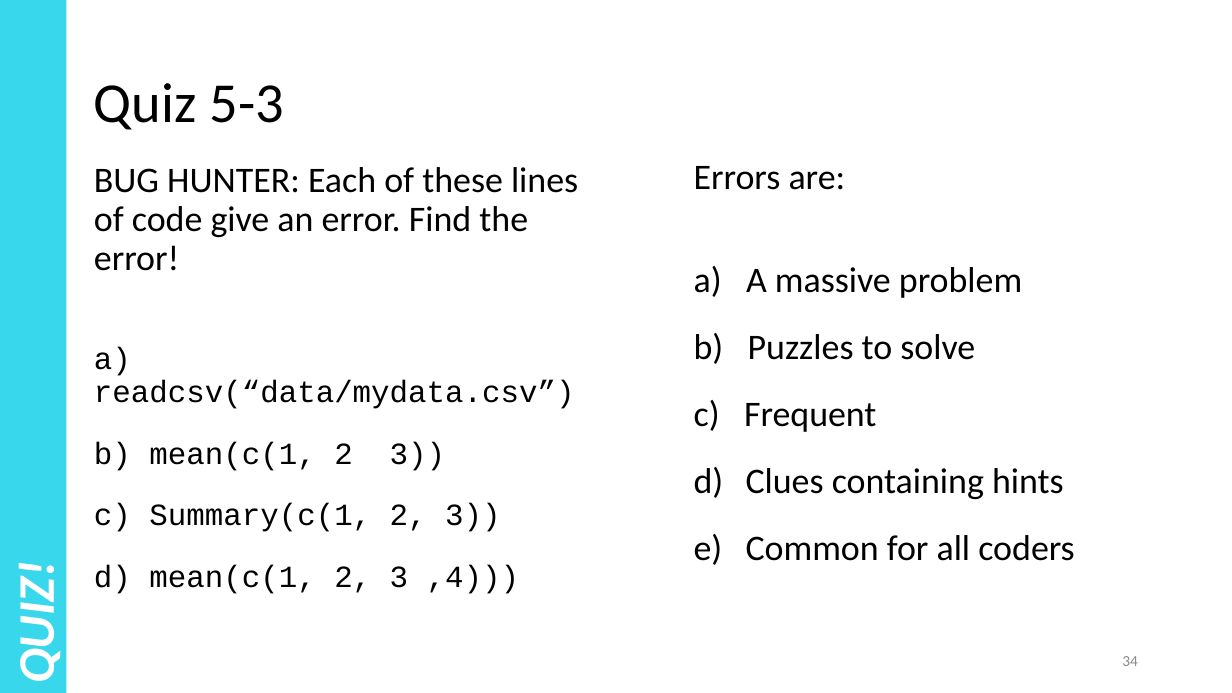
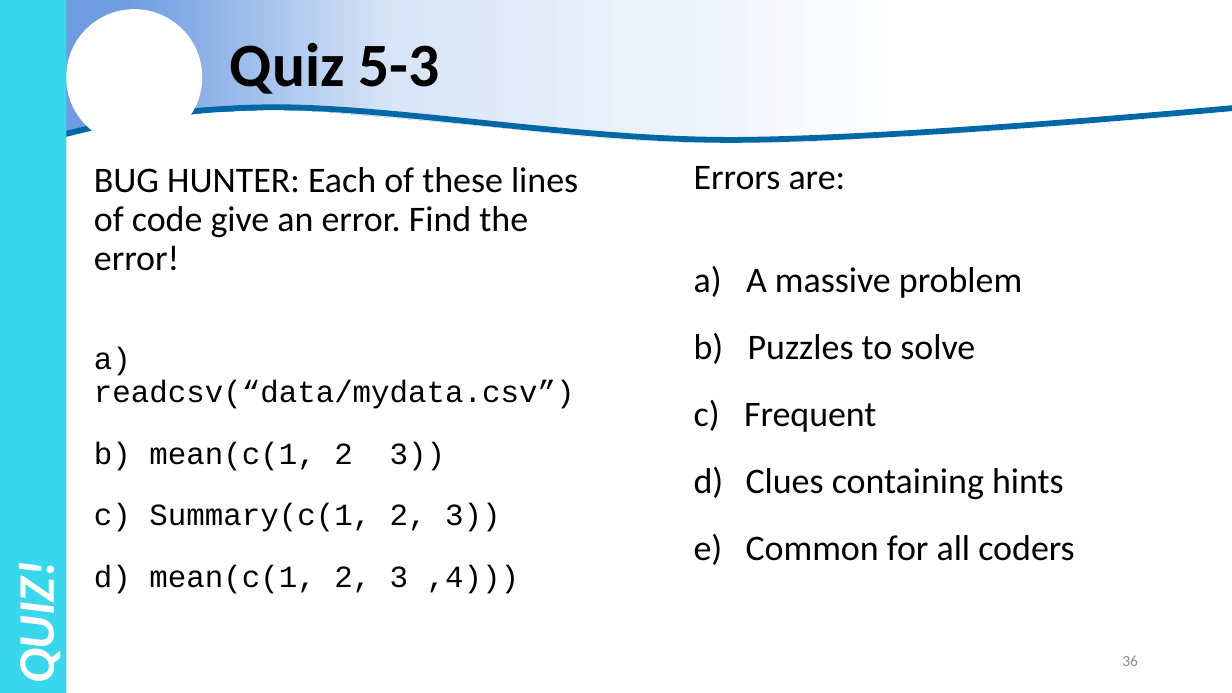
Before and after one commit to justinpriest/ADFG_R_Intro_Workshop, a slide deck: slide 36 of presentations/5 – Reading Real Data.pptx (slide 34 before the commit). Drawn at 1232x693 pixels with LibreOffice and Linux fonts; fonts in the diff are those of the drawing; background and template pictures are left out. Boxes give left, top, right and bottom in pixels: in the first picture for what was removed or moved away, otherwise in the second. Text is boxed around its words. In the diff, an @@ line names an element or a change of style, - is before the commit and + after.

```diff
--- a/presentations/5 – Reading Real Data.pptx
+++ b/presentations/5 – Reading Real Data.pptx
@@ freeform shape added at [0,0,1232,152], fill gradient #6D9CE1 to #D9E5F7 to #FFFFFF @@
@@ ellipse added at [67,9,202,145], fill #FFFFFF @@
@@ title "Quiz 5-3": place and size @@
-title "Quiz 5-3" at [94,83,283,130]
+title "Quiz 5-3" at [230,43,440,94]
@@ title "Quiz 5-3" at [230,43,440,94]: size 44 to 48 pt, bold on @@
@@ freeform shape added at [0,107,1232,152], outline #DAE3F3 4.5 pt @@
@@ page number at [1122,655,1138,666]: text changed @@
-34
+36
```
Also in this commit, not shown: 34 other slides changed, 2 slides added, 2 other files.
